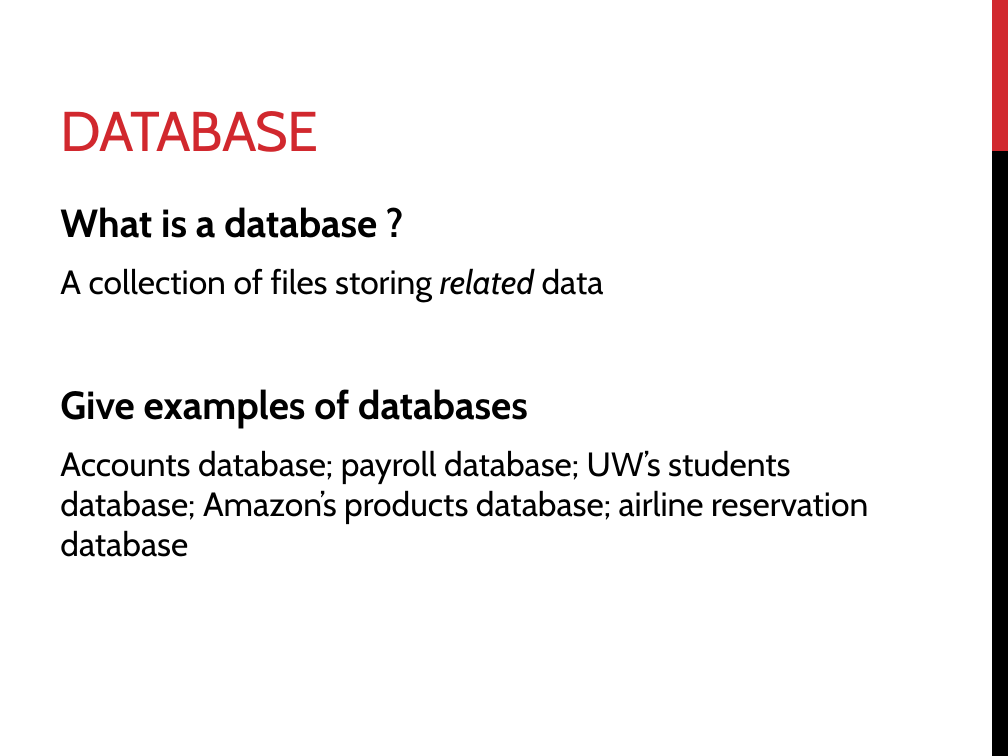
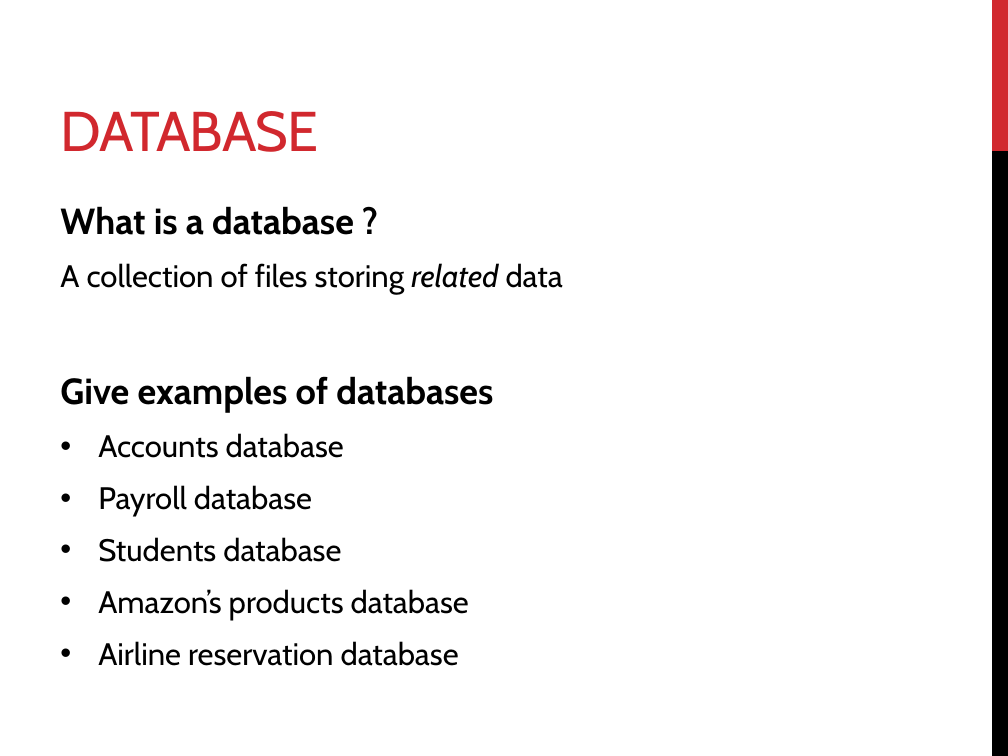
Before and after one commit to mahmoudparsian/data-warehousing, a slide deck: slide 23 of syllabus/week-01-course-outline-and-intro-to-DW/course_outline_and_DW_concepts/01_introduction_to_DW_course.pptx. Drawn at 1008x756 pixels with LibreOffice and Linux fonts; fonts in the diff are those of the drawing. Boxes give left, top, right and bottom in pixels: in the first picture for what was removed or moved away, otherwise in the second. Text is boxed around its words. In the diff, an @@ line names an element or a change of style, - is before the commit and + after.

```diff
--- a/syllabus/week-01-course-outline-and-intro-to-DW/course_outline_and_DW_concepts/01_introduction_to_DW_course.pptx
+++ b/syllabus/week-01-course-outline-and-intro-to-DW/course_outline_and_DW_concepts/01_introduction_to_DW_course.pptx
@@ text at [60,206,563,413]: size 28 to 25.9 pt in "What is a database ?", "Give examples of databases"; size 24 to 22.2 pt in "A collection of files storing related data" @@
@@ text at [98,433,469,666]: text changed; size 24 to 22.2 pt @@
-Accounts database; payroll database; UW’s students database; Amazon’s products database; airline reservation database
+• Accounts database
+• Payroll database
+• Students database
+• Amazon’s products database
+• Airline reservation database
```
Also in this commit, not shown: 5 other slides changed, 2 other files.
